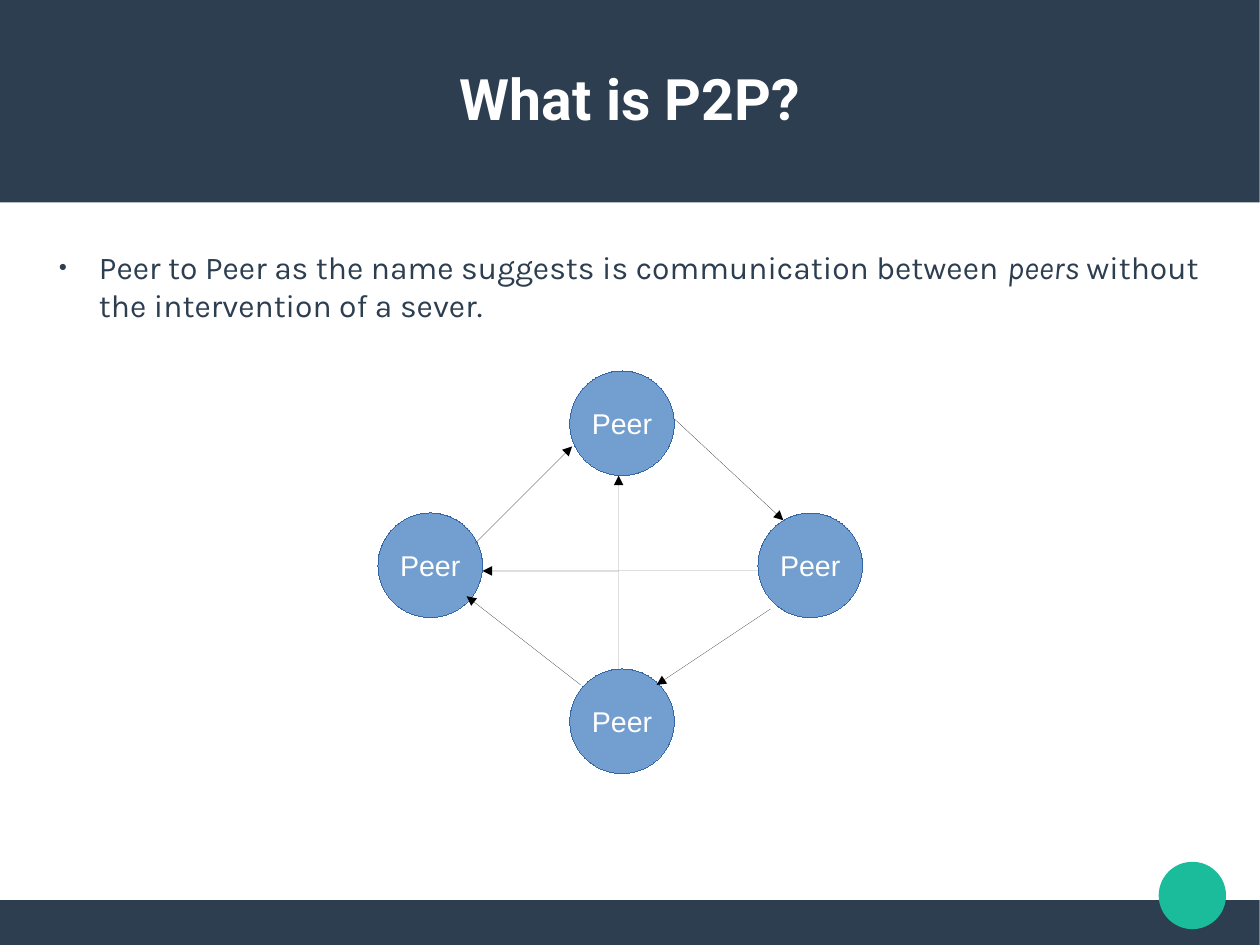
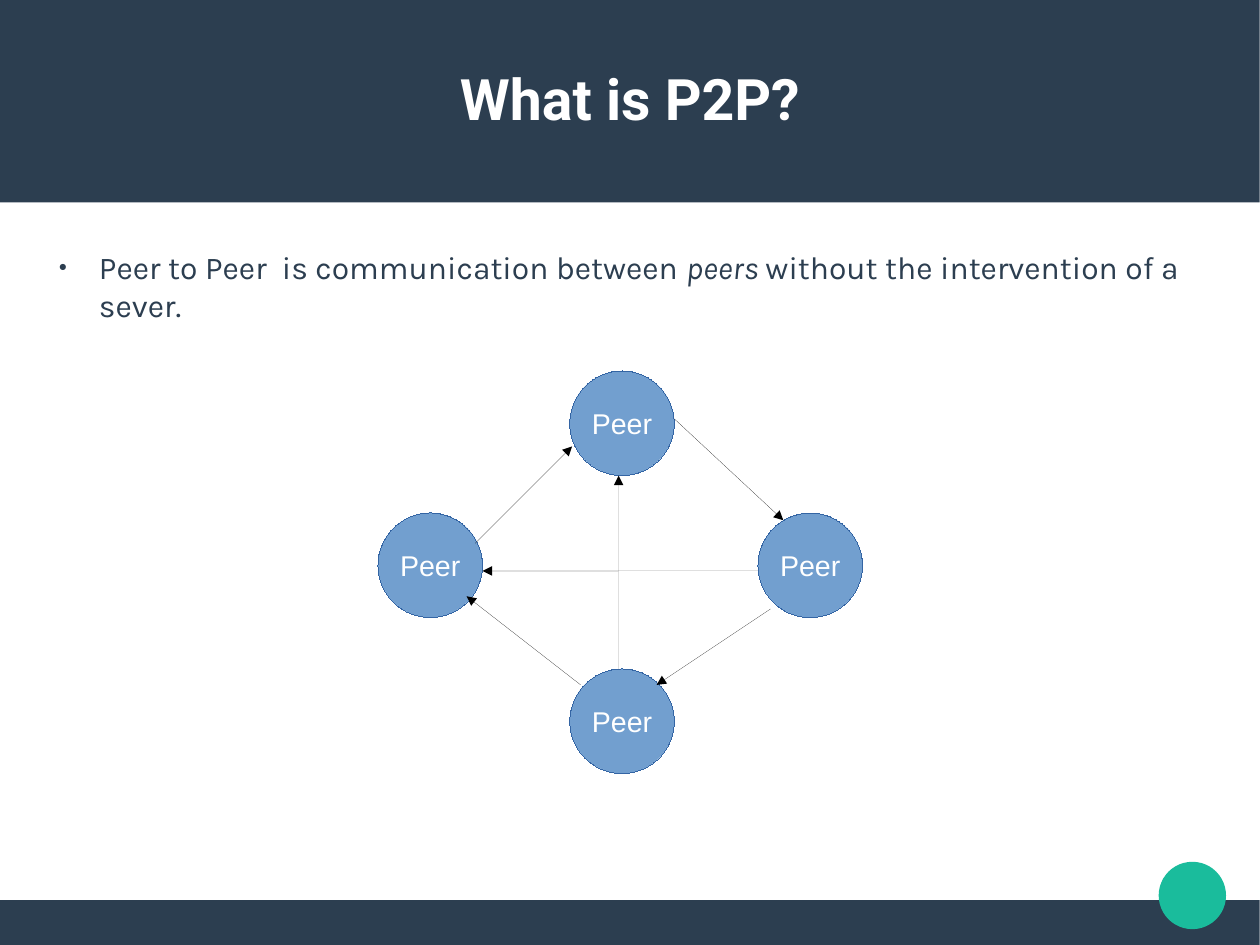
Before and after one commit to ishanjoshi02/TeSeminar, a slide deck: slide 5 of Presentation/Neeraj/Presentation.odp. Drawn at 1260x945 pixels with LibreOffice and Linux fonts; fonts in the diff are those of the drawing. Boxes give left, top, right and bottom in pixels: in the first picture for what was removed or moved away, otherwise in the second. Text is boxed around its words. In the diff, an @@ line names an element or a change of style, - is before the commit and + after.

Commit message:
Added remaining papers and ppt

```diff
--- a/Presentation/Neeraj/Presentation.odp
+++ b/Presentation/Neeraj/Presentation.odp
@@ text at bbox=[99, 257, 1178, 318]: text changed @@
-● Peer to Peer as the name suggests is communication between peers without the intervention of a sever.
+● Peer to Peer is communication between peers without the intervention of a sever.
```
Also in this commit, not shown: 11 other files.
